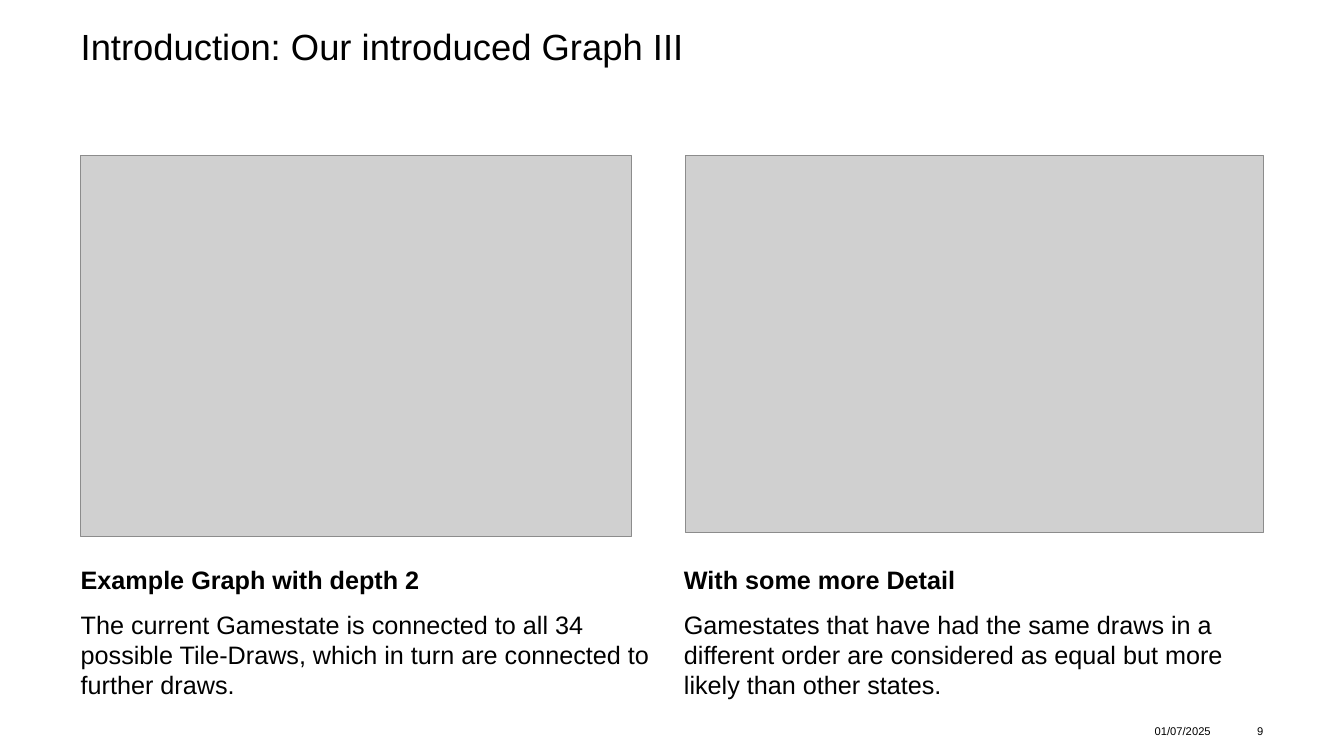
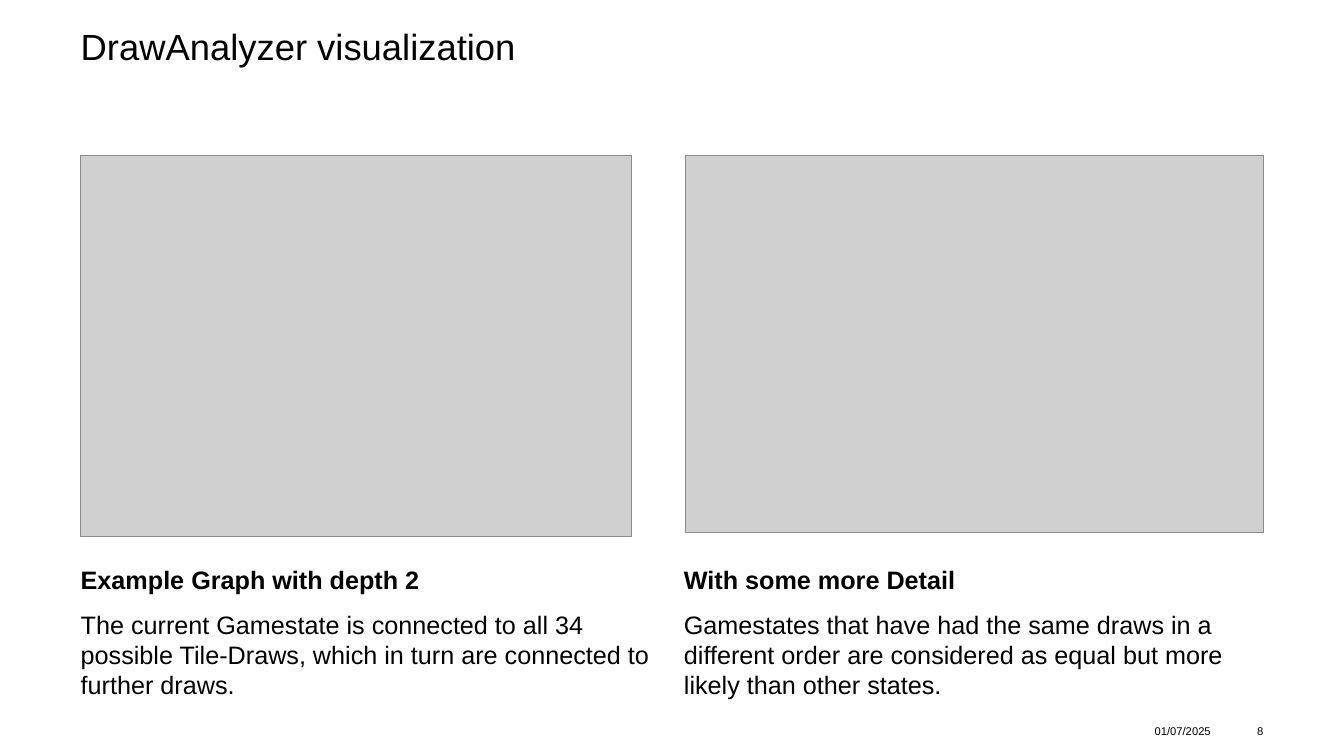
Before and after one commit to adidell01/MahjongOptimization, a slide deck: slide 8 of ProjectPresentation_asadikovic_jlyrer.pptx (slide 9 before the commit). Drawn at 1344x756 pixels with LibreOffice and Linux fonts; fonts in the diff are those of the drawing; grey boxes stand for pictures; background and template pictures are left out. Boxes give left, top, right and bottom in pixels: in the first picture for what was removed or moved away, otherwise in the second. Text is boxed around its words. In the diff, an @@ line names an element or a change of style, - is before the commit and + after.

```diff
--- a/ProjectPresentation_asadikovic_jlyrer.pptx
+++ b/ProjectPresentation_asadikovic_jlyrer.pptx
@@ title at [81, 33, 515, 67]: text changed @@
-Introduction: Our introduced Graph III
+DrawAnalyzer visualization
```
Also in this commit, not shown: 9 other slides changed, 2 slides removed, 1 other file.
